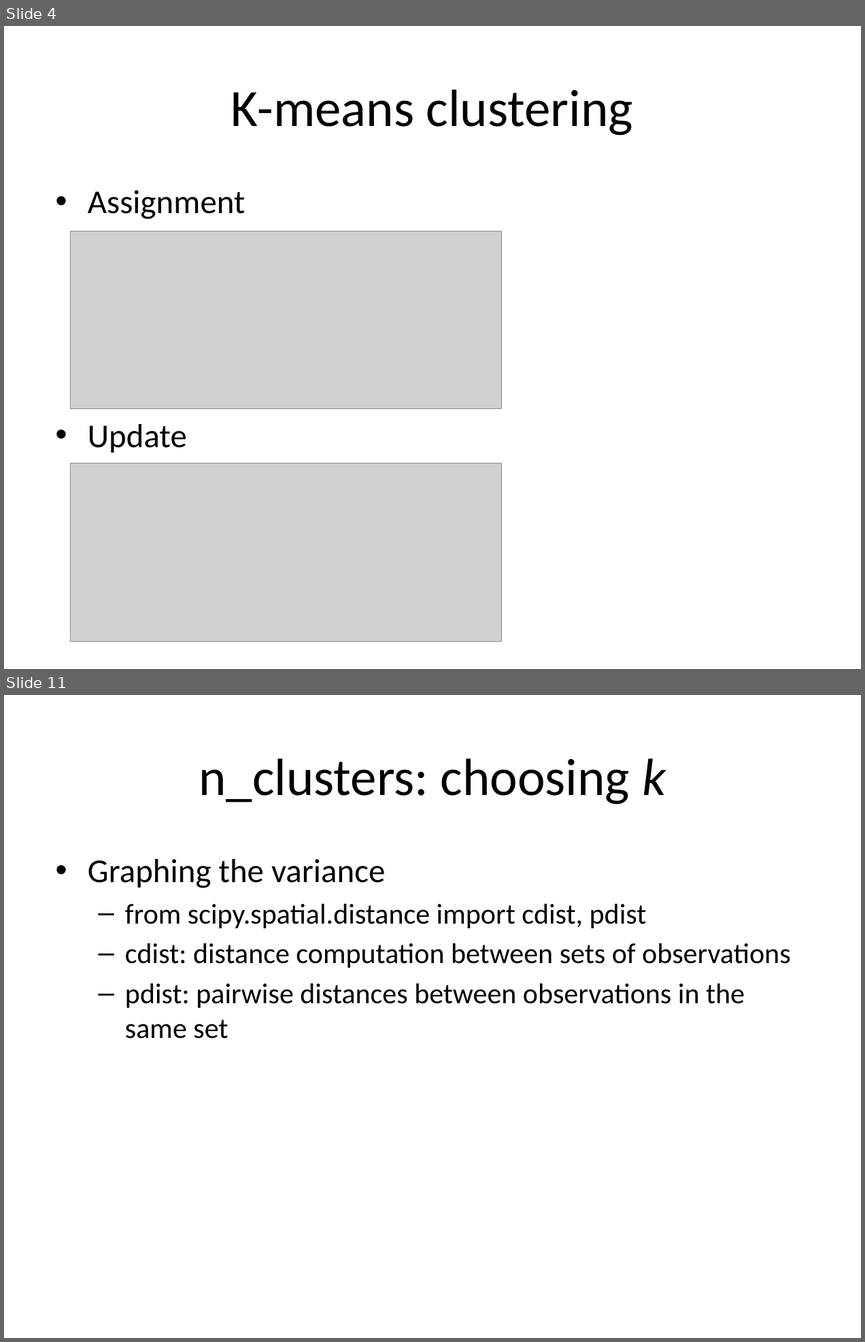
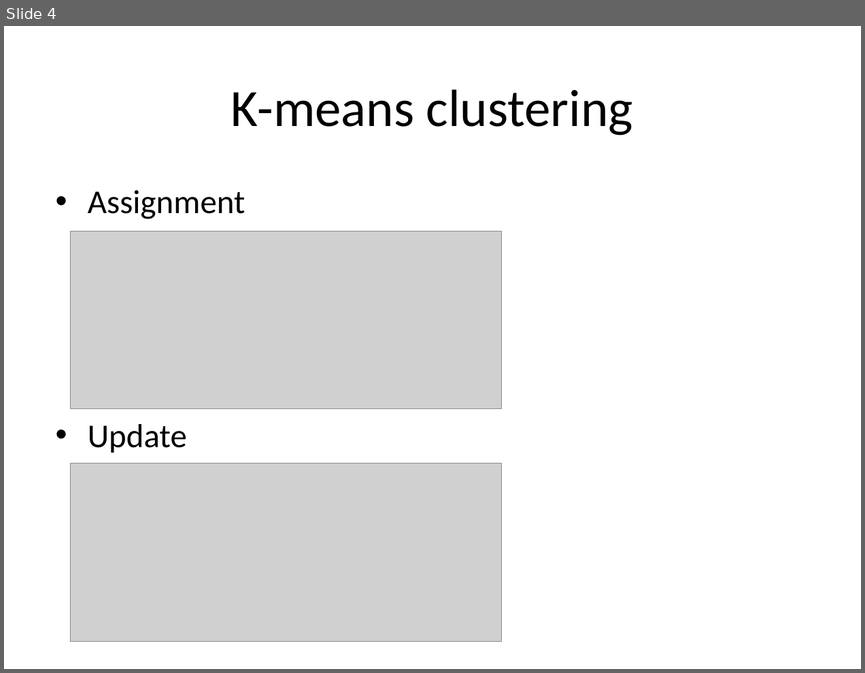
Before and after one commit to kalyanar/machine-learning-video, a slide deck: slides/9_kmeans.pptx. Shown one above the other, each under a label of ours: slides 4 and 11 before the commit, slide 4 after it; the slides between them are not shown. The pictures are 865x1342 and 865x673 pixels, drawn with LibreOffice and Linux fonts; fonts in the diff are those of the drawing; grey boxes stand for pictures. Boxes give left, top, right and bottom in pixels: in the first picture for what was removed or moved away, otherwise in the second. Text is boxed around its words. In the diff, an @@ line names an element or a change of style, - is before the commit and + after.

```diff
--- a/slides/9_kmeans.pptx
+++ b/slides/9_kmeans.pptx
@@ slide 11 removed at <box>4,695,861,1338</box>, background #FFFFFF @@
@@ title removed at <box>198,758,666,804</box> @@
-n_clusters: choosing k
@@ text removed at <box>88,859,790,1038</box> @@
-• Graphing the variance
-  – from scipy.spatial.distance import cdist, pdist
-  – cdist: distance computation between sets of observations
-  – pdist: pairwise distances between observations in the same set
```
Also in this commit, not shown: 6 slides changed, 4 other slides removed, 15 other files.
